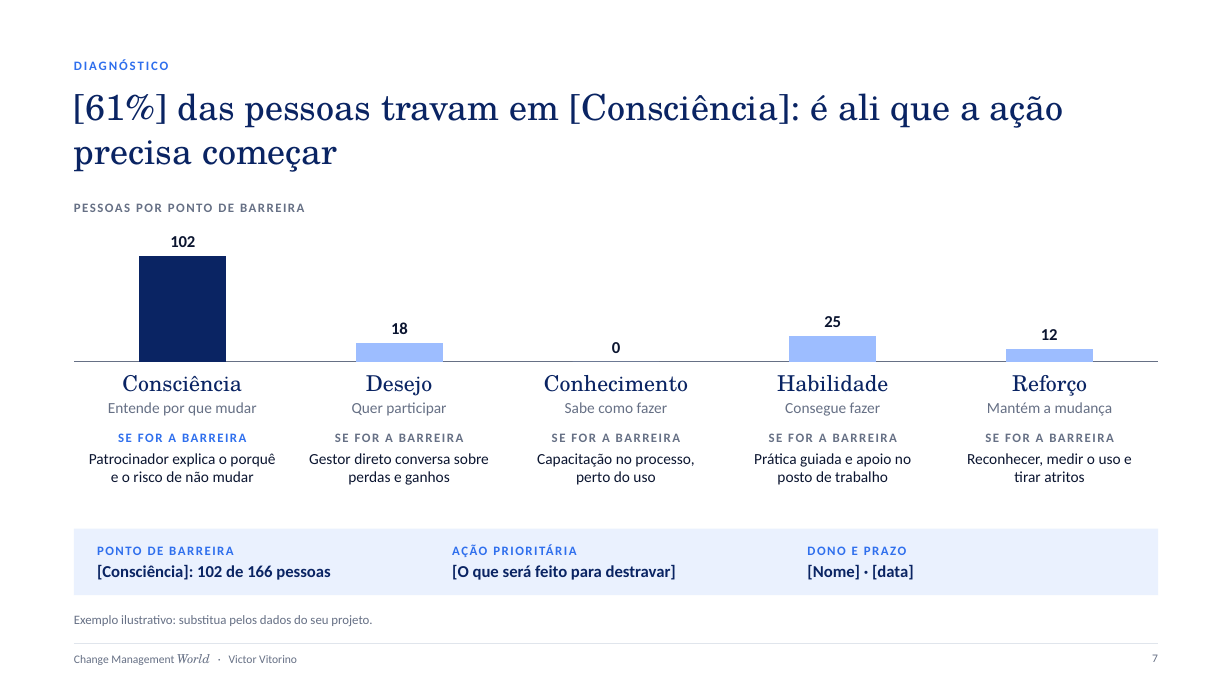
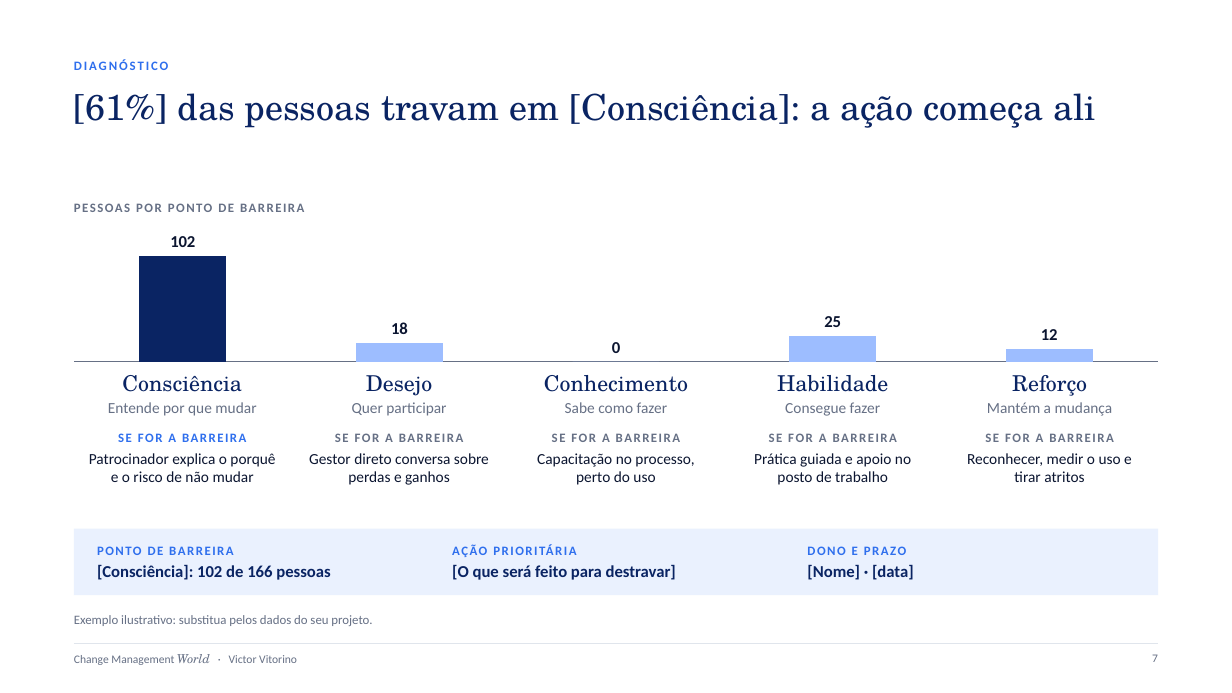
Before and after one commit to VictorVitorino/finaldoanovideo, a slide deck: slide 7 of blog/assets/modelos/kit-de-gestao-da-mudanca.pptx. Drawn at 1232x693 pixels with LibreOffice and Linux fonts; fonts in the diff are those of the drawing. Boxes give left, top, right and bottom in pixels: in the first picture for what was removed or moved away, otherwise in the second. Text is boxed around its words. In the diff, an @@ line names an element or a change of style, - is before the commit and + after.

```diff
--- a/blog/assets/modelos/kit-de-gestao-da-mudanca.pptx
+++ b/blog/assets/modelos/kit-de-gestao-da-mudanca.pptx
@@ title at (x1=74, y1=93, x2=1096, y2=128): text changed @@
-[61%] das pessoas travam em [Consciência]: é ali que a ação precisa começar
+[61%] das pessoas travam em [Consciência]: a ação começa ali
```
Also in this commit, not shown: 7 other slides changed, 9 other files.
